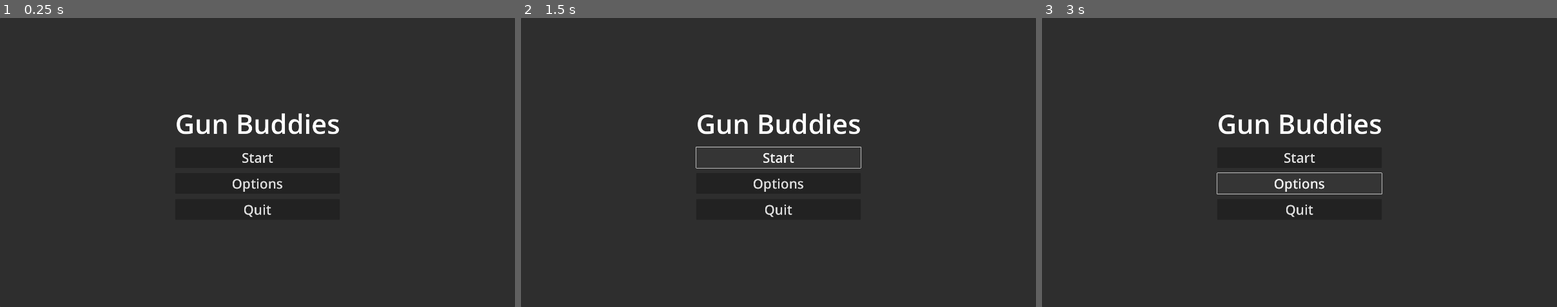
Above: before the commit, frames 1-3 (left to right).
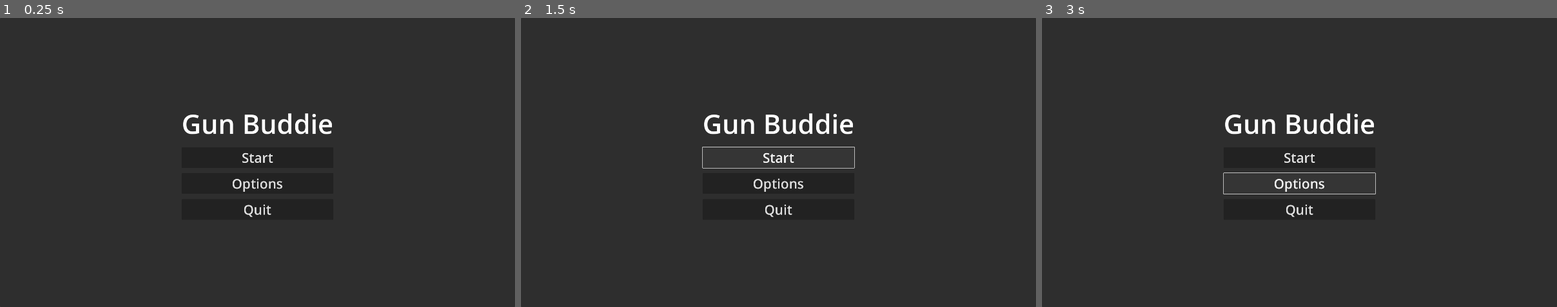
Above: after the commit, the same moments.

Repository: EdisonLing/Gun-Buddies
Game: Godot game, scene res://start_screen.tscn
Two runs of this game, one before a commit and one after it. Both use one fixed random seed, a clock stepped at 60 frames per second and the inputs below.
Inputs:
- Up to frame 1 (0.25 s): no input
- Up to frame 2 (1.5 s): click "Start" at 0.5 s; click "Start" at 1.25 s
- Up to frame 3 (3 s): click "Start" at 2 s; click "Options" at 2.75 s

The runs differ from the first frame. In frame 1, 1.1% of the frame differs, in the area x 34-66%, y 32-41%; in frame 2, 1.2%; in frame 3, 1.2%, in the area x 33-67%, y 32-62%.

Commit message:
test change

Diff:
--- a/start_screen.tscn
+++ b/start_screen.tscn
@@ -24,7 +24,7 @@
 [node name="Label" type="Label" parent="CanvasLayer/Panel/CenterContainer/VBoxContainer"]
 layout_mode = 2
 theme_override_font_sizes/font_size = 100
-text = "Gun Buddies"
+text = "Gun Buddie"
 horizontal_alignment = 1
 
 [node name="Button" type="Button" parent="CanvasLayer/Panel/CenterContainer/VBoxContainer"]
